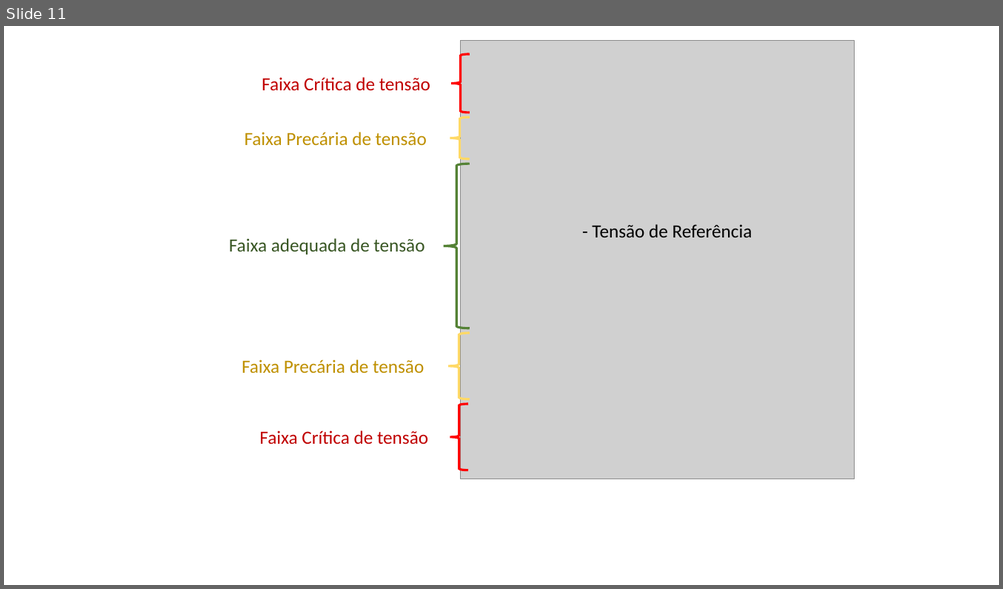
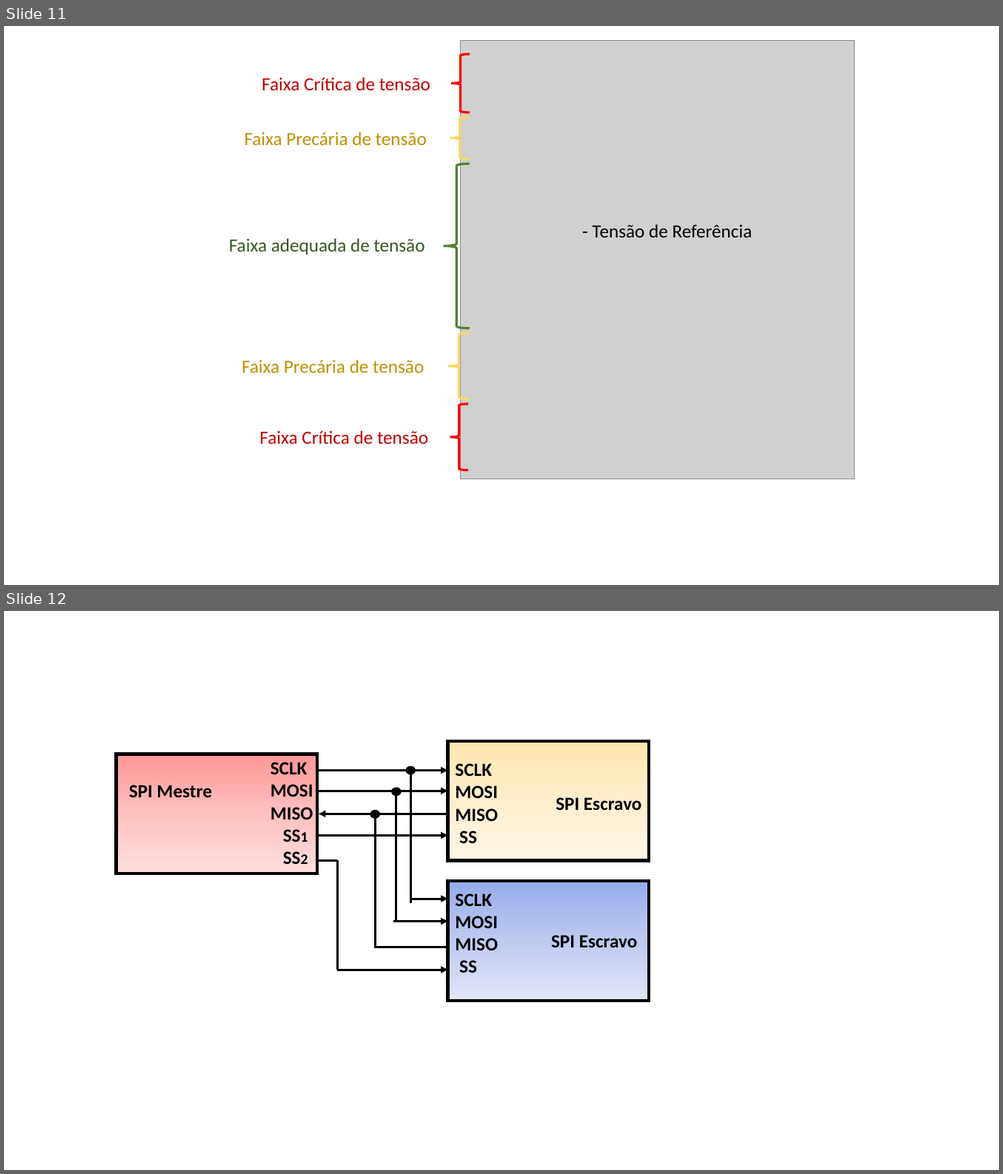
Before and after one commit to GrazianoGabriel/TCC---Trabalho-Final, a slide deck: Figuras/Presentation1.pptx. Shown one above the other, each under a label of ours: slide 11 before the commit, slides 11 and 12 after it. The pictures are 1003x589 and 1003x1174 pixels, drawn with LibreOffice and Linux fonts; fonts in the diff are those of the drawing; grey boxes stand for pictures. Boxes give left, top, right and bottom in pixels: in the first picture for what was removed or moved away, otherwise in the second. Text is boxed around its words. In the diff, an @@ line names an element or a change of style, - is before the commit and + after.

```diff
--- a/Figuras/Presentation1.pptx
+++ b/Figuras/Presentation1.pptx
@@ slide 12 added at (4, 611, 999, 1170), background #FFFFFF @@
@@ rectangle added at (448, 741, 649, 861), fill gradient #FFE7AF to #FFEFCE to #FFF7E7, outline #000000 3 pt @@
@@ rectangle added at (116, 755, 316, 874), fill gradient #FF9898 to #FFC1C1 to #FFE0E0, outline #000000 3 pt @@
@@ text added at (270, 762, 313, 820), 18 pt, text #000000, bold @@
+SCLK
+MOSI
+MISO
+SS1
+SS2
@@ text added at (455, 763, 498, 843), 18 pt, text #000000, bold @@
+SCLK
+MOSI
+MISO
+SS
@@ text added at (129, 785, 212, 798), 18 pt, text #000000, bold @@
+SPI Mestre
@@ arrow added from (318, 771) to (448, 771), #000000 2.25 pt @@
@@ ellipse added at (392, 788, 401, 795), fill #000000, outline #000000 1 pt @@
@@ ellipse added at (406, 767, 415, 775), fill #000000, outline #000000 1 pt @@
@@ line added from (410, 771) to (410, 903), #000000 2.25 pt @@
@@ arrow added from (318, 791) to (448, 791), #000000 2.25 pt @@
@@ ellipse added at (370, 810, 379, 817), fill #000000, outline #000000 1 pt @@
@@ line added from (396, 791) to (396, 921), #000000 2.25 pt @@
@@ text added at (555, 797, 642, 811), 18 pt, text #000000, bold @@
+SPI Escravo
@@ arrow added from (448, 814) to (318, 814), #000000 2.25 pt @@
@@ line added from (375, 814) to (375, 948), #000000 2.25 pt @@
@@ arrow added from (318, 835) to (448, 835), #000000 2.25 pt @@
@@ line added from (318, 861) to (338, 861), #000000 2.25 pt @@
@@ line added from (338, 861) to (338, 970), #000000 2.25 pt @@
@@ arrow added from (410, 899) to (448, 899), #000000 2.25 pt @@
@@ rectangle added at (448, 881, 649, 1000), fill gradient #96ABEA to #C0CBF0 to #E0E5F7, outline #000000 3 pt @@
@@ text added at (455, 894, 498, 973), 18 pt, text #000000, bold @@
+SCLK
+MOSI
+MISO
+SS
@@ arrow added from (393, 921) to (448, 921), #000000 2.25 pt @@
@@ text added at (551, 935, 637, 948), 18 pt, text #000000, bold @@
+SPI Escravo
@@ line added from (375, 948) to (448, 948), #000000 2.25 pt @@
@@ arrow added from (338, 970) to (448, 970), #000000 2.25 pt @@
```
Also in this commit, not shown: 31 other files.
